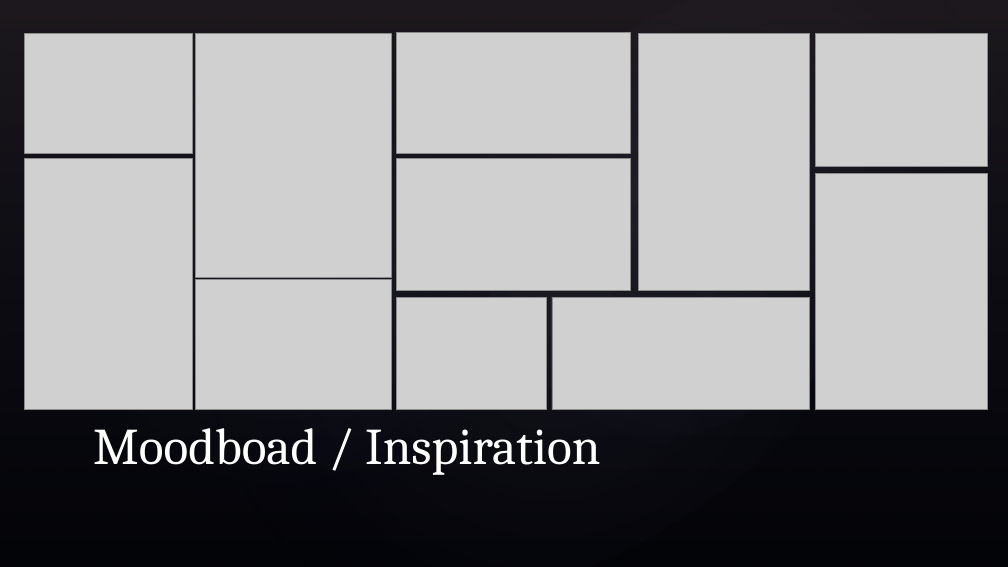
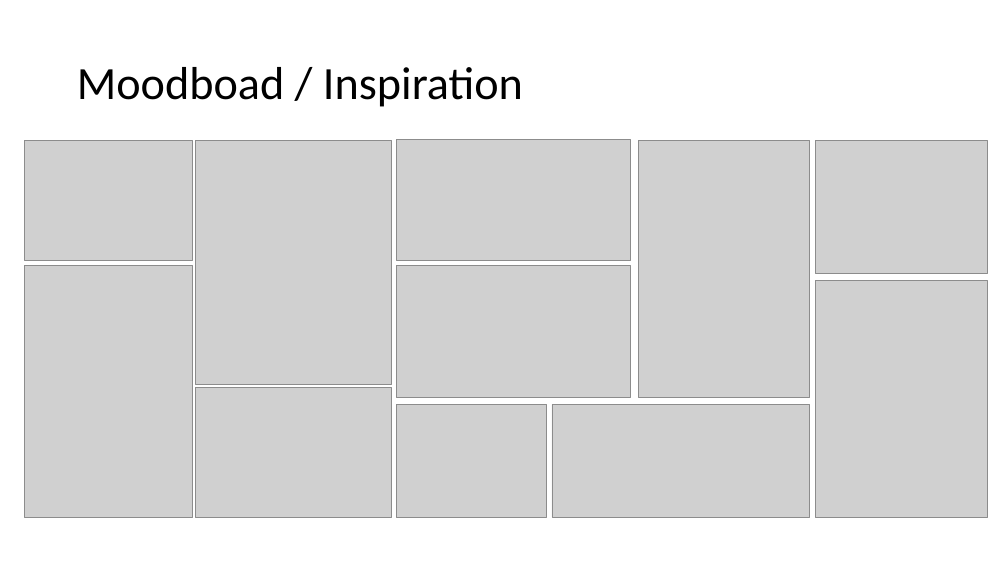
Before and after one commit to symbol24/Project-G-W, a slide deck: slide 8 of Project Game & Watch.pptx (slide 7 before the commit). Drawn at 1008x567 pixels with LibreOffice and Linux fonts; fonts in the diff are those of the drawing; grey boxes stand for pictures; background and template pictures are left out. Boxes give left, top, right and bottom in pixels: in the first picture for what was removed or moved away, otherwise in the second. Text is boxed around its words. In the diff, an @@ line names an element or a change of style, - is before the commit and + after.

```diff
--- a/Project Game & Watch.pptx
+++ b/Project Game & Watch.pptx
@@ background picture (left out) to #FFFFFF @@
@@ rectangle removed at (x1=0, y1=0, x2=1008, y2=567) @@
@@ ellipse removed at (x1=0, y1=0, x2=595, y2=567) @@
@@ ellipse removed at (x1=87, y1=0, x2=1008, y2=567) @@
@@ ellipse removed at (x1=311, y1=0, x2=1008, y2=560) @@
@@ title "Moodboad / Inspiration" moved from (x1=93, y1=428, x2=600, y2=475) to (x1=77, y1=67, x2=523, y2=107) @@
@@ title "Moodboad / Inspiration" at (x1=77, y1=67, x2=523, y2=107): size 49 to 44 pt, font Cambria to Calibri, text colour #FFFFFF to #000000; line spacing 1 to 0.9; vertical alignment bottom to middle @@
@@ 4 pictures moved together from (x1=25, y1=33, x2=631, y2=410) to (x1=25, y1=140, x2=631, y2=517) @@
@@ 7 pictures moved together from (x1=25, y1=33, x2=988, y2=410) to (x1=25, y1=141, x2=988, y2=517) @@
```
Also in this commit, not shown: 6 other slides changed, 1 slide added.
